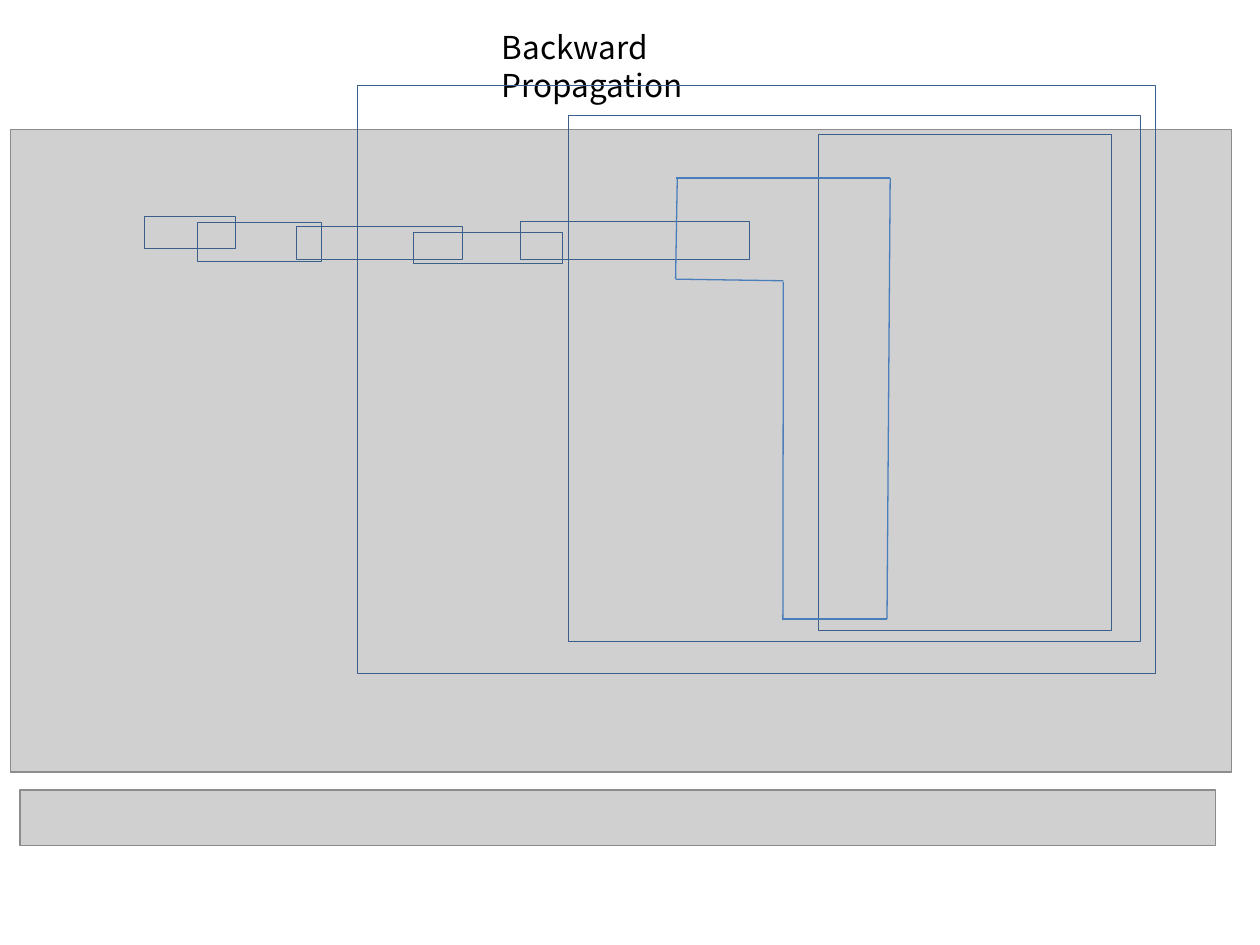
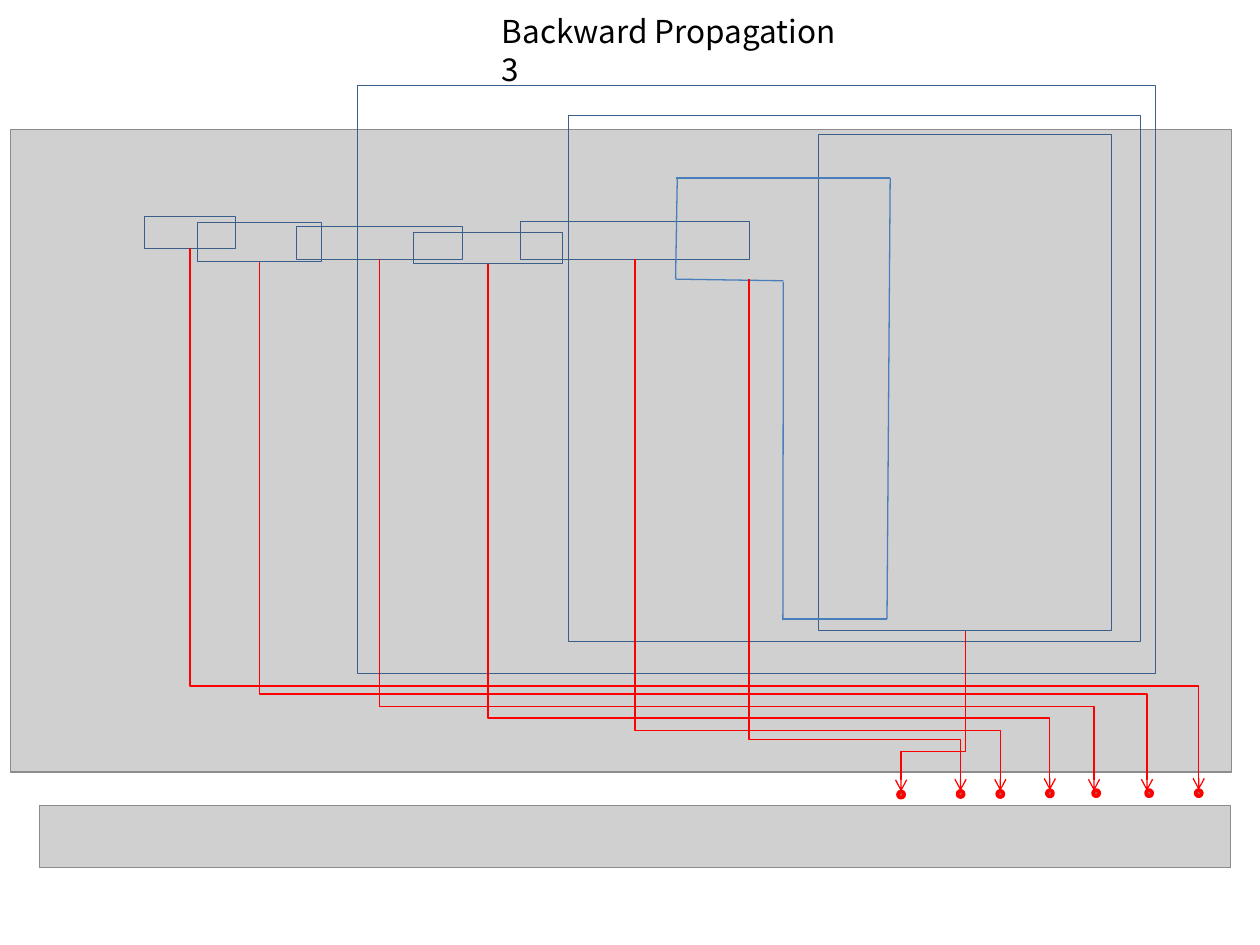
Before and after one commit to kimkangbo/mlforhighschool, a slide deck: slide 1 of doc/neural_network_for_multilayers04.pptx. Drawn at 1260x945 pixels with LibreOffice and Linux fonts; fonts in the diff are those of the drawing; grey boxes stand for pictures. Boxes give left, top, right and bottom in pixels: in the first picture for what was removed or moved away, otherwise in the second. Text is boxed around its words. In the diff, an @@ line names an element or a change of style, - is before the commit and + after.

Commit message:
Backward Propagation 2
Add Backward Propagation 2 for multilayers

```diff
--- a/doc/neural_network_for_multilayers04.pptx
+++ b/doc/neural_network_for_multilayers04.pptx
@@ text at bbox=[502, 18, 836, 86]: text changed @@
-Backward Propagation
+Backward Propagation 3
@@ elbow arrow added from (190, 248) to (1198, 790), #FF0000 0.75 pt @@
@@ elbow arrow added from (260, 262) to (1147, 791), #FF0000 0.75 pt @@
@@ elbow arrow added from (379, 260) to (1094, 791), #FF0000 0.75 pt @@
@@ elbow arrow added from (488, 263) to (1050, 790), #FF0000 0.75 pt @@
@@ elbow arrow added from (635, 260) to (1000, 791), #FF0000 0.75 pt @@
@@ elbow arrow added from (748, 280) to (960, 791), #FF0000 0.75 pt @@
@@ elbow arrow added from (965, 631) to (901, 791), #FF0000 0.75 pt @@
@@ picture: place and size @@
-picture at bbox=[20, 790, 1216, 845]
+picture at bbox=[39, 805, 1230, 867]
@@ ellipse added at bbox=[898, 791, 905, 798], fill #C0504D, outline #FF0000 2 pt @@
@@ ellipse added at bbox=[958, 791, 964, 798], fill #C0504D, outline #FF0000 2 pt @@
@@ ellipse added at bbox=[997, 791, 1003, 798], fill #C0504D, outline #FF0000 2 pt @@
@@ ellipse added at bbox=[1047, 790, 1053, 796], fill #C0504D, outline #FF0000 2 pt @@
@@ ellipse added at bbox=[1092, 790, 1099, 796], fill #C0504D, outline #FF0000 2 pt @@
@@ ellipse added at bbox=[1145, 790, 1152, 796], fill #C0504D, outline #FF0000 2 pt @@
@@ ellipse added at bbox=[1196, 790, 1202, 796], fill #C0504D, outline #FF0000 2 pt @@
```
Also in this commit, not shown: 6 other files.
